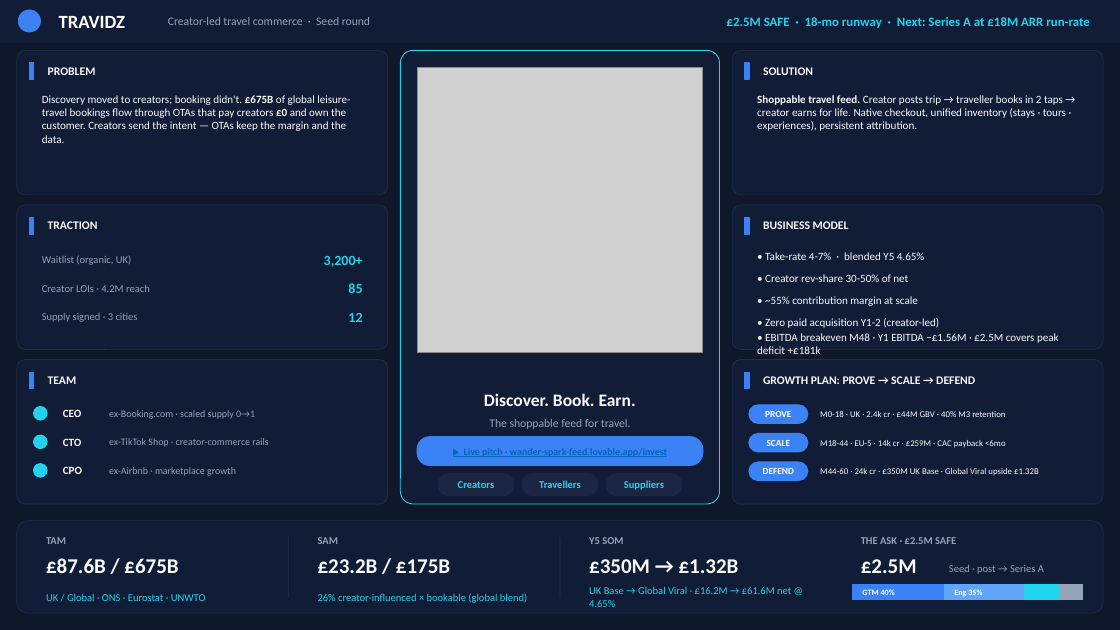
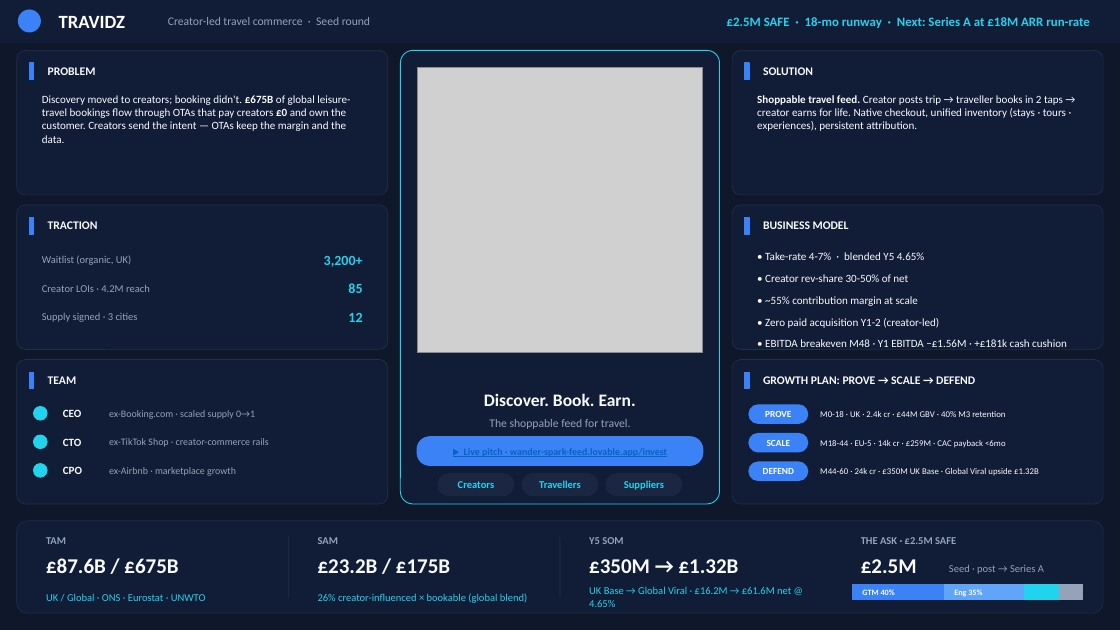
Before and after one commit to bmcguigan939/wander-spark-feed, a slide deck: slide 1 of public/decks/Travidz_Elevator_Pitch_v5.pptx. Drawn at 1120x630 pixels with LibreOffice and Linux fonts; fonts in the diff are those of the drawing; grey boxes stand for pictures. Boxes give left, top, right and bottom in pixels: in the first picture for what was removed or moved away, otherwise in the second. Text is boxed around its words. In the diff, an @@ line names an element or a change of style, - is before the commit and + after.

```diff
--- a/public/decks/Travidz_Elevator_Pitch_v5.pptx
+++ b/public/decks/Travidz_Elevator_Pitch_v5.pptx
@@ text at [765, 339, 1067, 347]: text changed @@
-• EBITDA breakeven M48 · Y1 EBITDA −£1.56M · £2.5M covers peak deficit +£181k
+• EBITDA breakeven M48 · Y1 EBITDA −£1.56M · +£181k cash cushion
```
Also in this commit, not shown: 1 other file.
